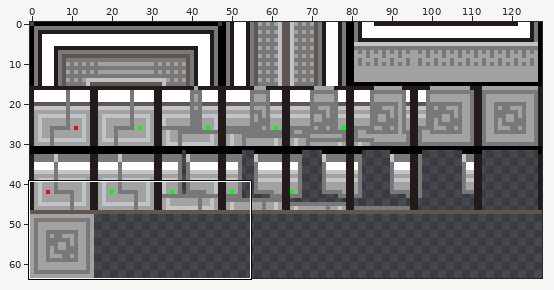
Two states of a sprite sheet, capital/resources/room-c.png. Above, an overview of the earlier version with the close-up marked.
Close-up. The starting point:
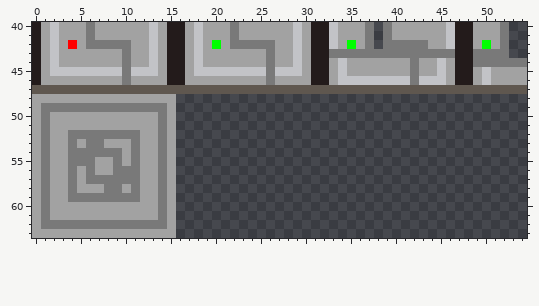
The file is 128x64 pixels. Shown: x 0..54, y 40..63.
And afterwards:
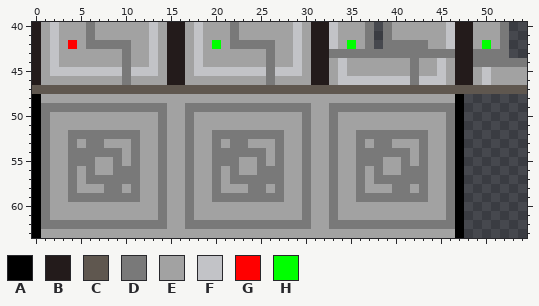
Palette (. is transparent): A #000000  B #231b1b  C #5f574f  D #797979  E #a2a2a2  F #c2c3c7  G #ff0000  H #00ff00
From old to new:
y 48: x 0 E -> A; x 16..47 ................................ -> EEEEEEEEEEEEEEEEEEEEEEEEEEEEEEEA
y 49: x 0 E -> A; x 16..47 ................................ -> EDDDDDDDDDDDDDDEEDDDDDDDDDDDDDDA
y 50..51: x 0 E -> A; x 16..47 ................................ -> EDEEEEEEEEEEEEDEEDEEEEEEEEEEEEDA
y 52: x 0 E -> A; x 16..47 ................................ -> EDEEDDDDDDDDEEDEEDEEDDDDDDDDEEDA
y 53: x 0 E -> A; x 16..47 ................................ -> EDEEDEDDEEEDEEDEEDEEDEDDEEEDEEDA
y 54: x 0 E -> A; x 16..47 ................................ -> EDEEDDDDDDEDEEDEEDEEDDDDDDEDEEDA
y 55: x 0 E -> A; x 16..47 ................................ -> EDEEDDDEEDEDEEDEEDEEDDDEEDEDEEDA
y 56: x 0 E -> A; x 16..47 ................................ -> EDEEDEDEEDDDEEDEEDEEDEDEEDDDEEDA
y 57: x 0 E -> A; x 16..47 ................................ -> EDEEDEDDDDDDEEDEEDEEDEDDDDDDEEDA
y 58: x 0 E -> A; x 16..47 ................................ -> EDEEDEEEDDEDEEDEEDEEDEEEDDEDEEDA
y 59: x 0 E -> A; x 16..47 ................................ -> EDEEDDDDDDDDEEDEEDEEDDDDDDDDEEDA
y 60..61: x 0 E -> A; x 16..47 ................................ -> EDEEEEEEEEEEEEDEEDEEEEEEEEEEEEDA
y 62: x 0 E -> A; x 16..47 ................................ -> EDDDDDDDDDDDDDDEEDDDDDDDDDDDDDDA
y 63: x 0 E -> A; x 16..47 ................................ -> EEEEEEEEEEEEEEEEEEEEEEEEEEEEEEEA
Pixel boxes of the changes (left, top, right, bottom) in both close-ups:
changed: (32, 94, 41, 238)
added: (176, 94, 464, 238)
